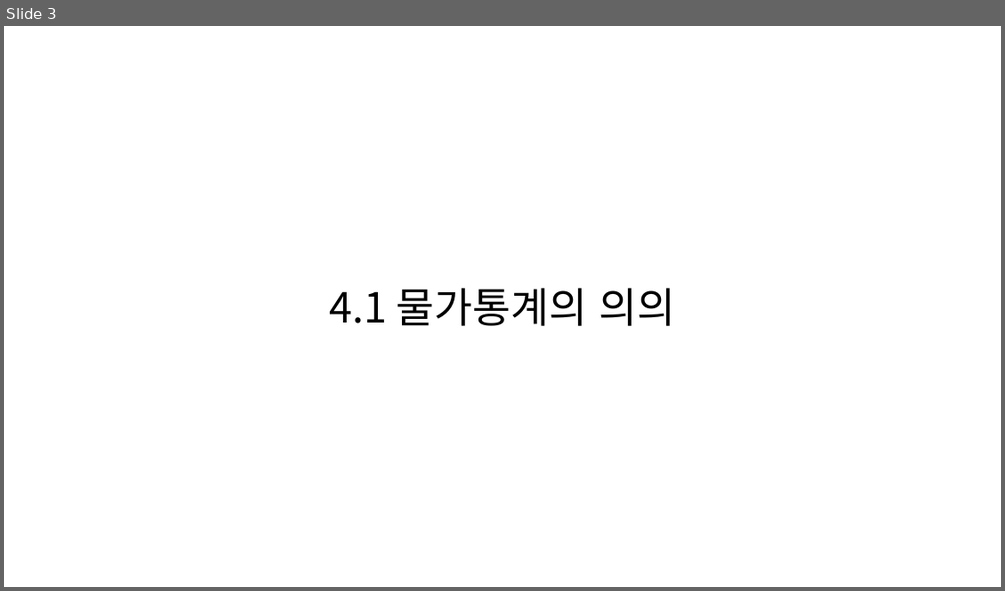
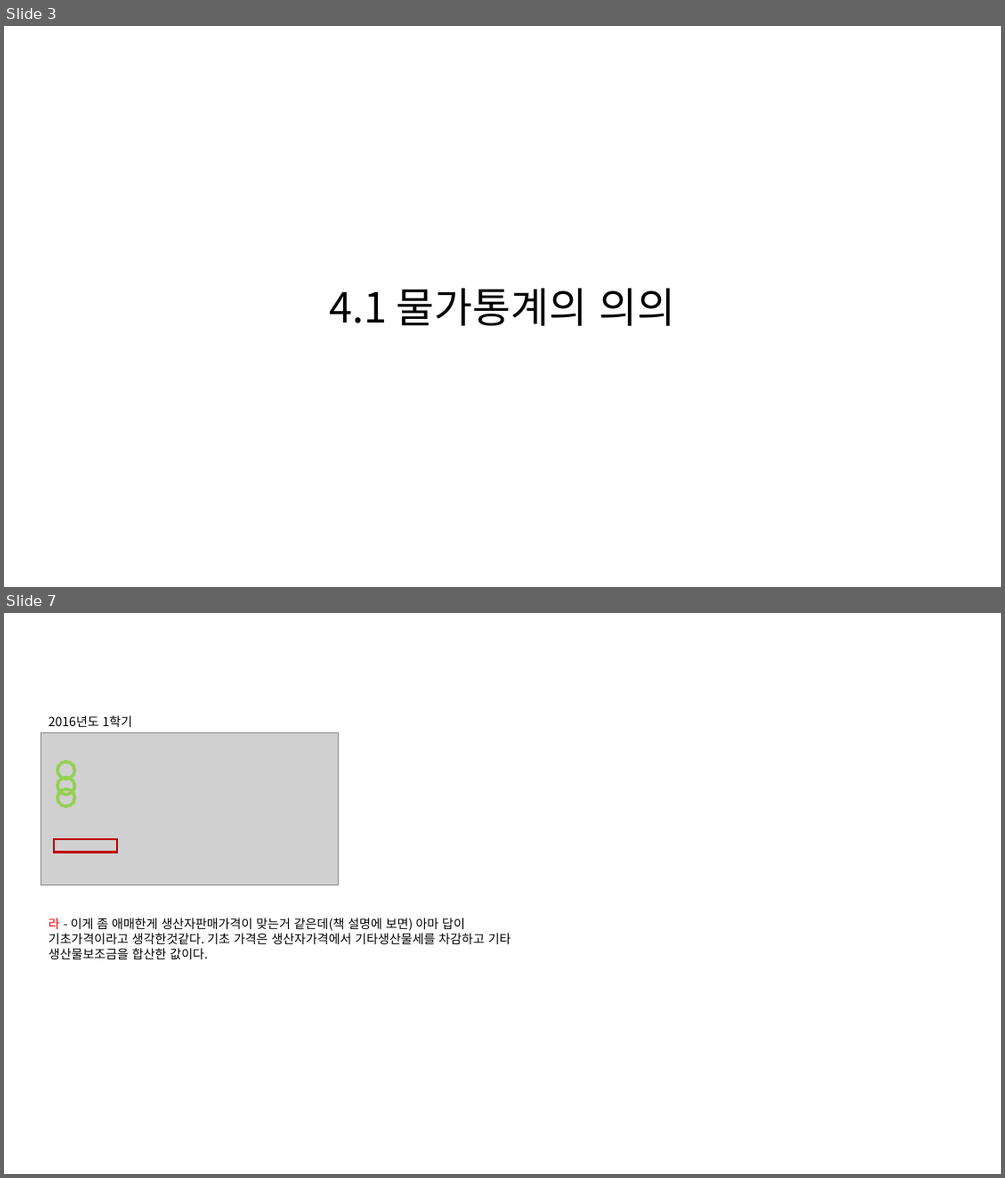
Before and after one commit to KNOU-STUDY/KNOU-UNDERSTANDING-NATIONAL-STATISTICS, a slide deck: previous_question/4장-물가통계.pptx. Shown one above the other, each under a label of ours: slide 3 before the commit, slides 3 and 7 after it; the slides between them are not shown. The pictures are 1005x591 and 1005x1178 pixels, drawn with LibreOffice and Linux fonts; fonts in the diff are those of the drawing; grey boxes stand for pictures. Boxes give left, top, right and bottom in pixels: in the first picture for what was removed or moved away, otherwise in the second. Text is boxed around its words. In the diff, an @@ line names an element or a change of style, - is before the commit and + after.

```diff
--- a/previous_question/4장-물가통계.pptx
+++ b/previous_question/4장-물가통계.pptx
@@ slide 7 added at <box>4,613,1001,1174</box>, background #FFFFFF @@
@@ text added at <box>48,715,132,727</box>, 12 pt, text #000000 @@
+2016년도 1학기
@@ picture added at <box>41,732,339,885</box> @@
@@ ellipse added at <box>57,762,75,779</box>, outline #92D050 3 pt @@
@@ ellipse added at <box>57,778,75,795</box>, outline #92D050 3 pt @@
@@ ellipse added at <box>57,788,75,806</box>, outline #92D050 3 pt @@
@@ rectangle added at <box>54,839,117,852</box>, outline #C00000 2 pt @@
@@ text added at <box>48,917,511,959</box>, 12 pt, text #000000 @@
+라 - 이게 좀 애매한게 생산자판매가격이 맞는거 같은데(책 설명에 보면) 아마 답이 기초가격이라고 생각한것같다. 기초 가격은 생산자가격에서 기타생산물세를 차감하고 기타 생산물보조금을 합산한 값이다.
```
Also in this commit, not shown: 16 other slides added, 10 slides removed.
